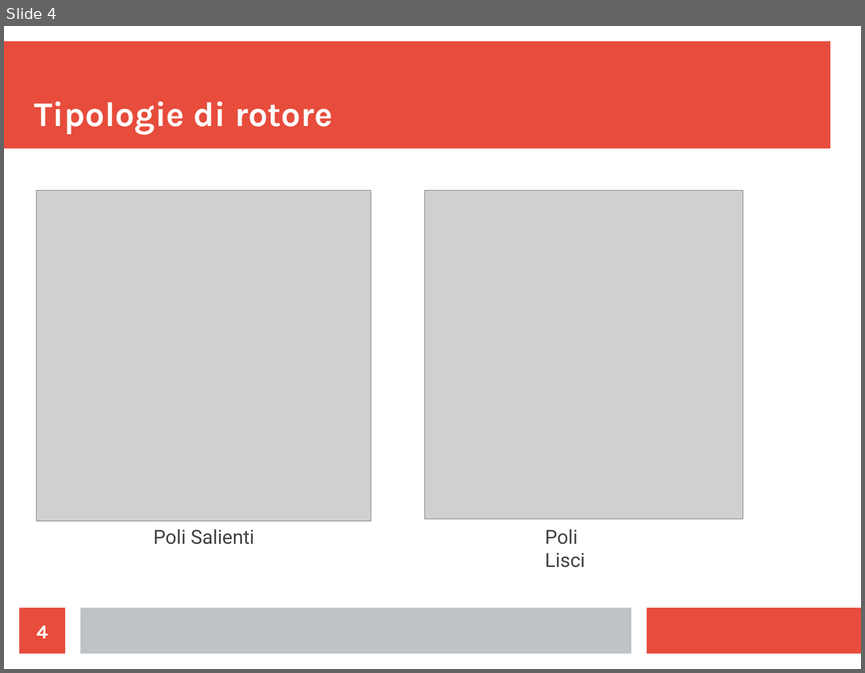
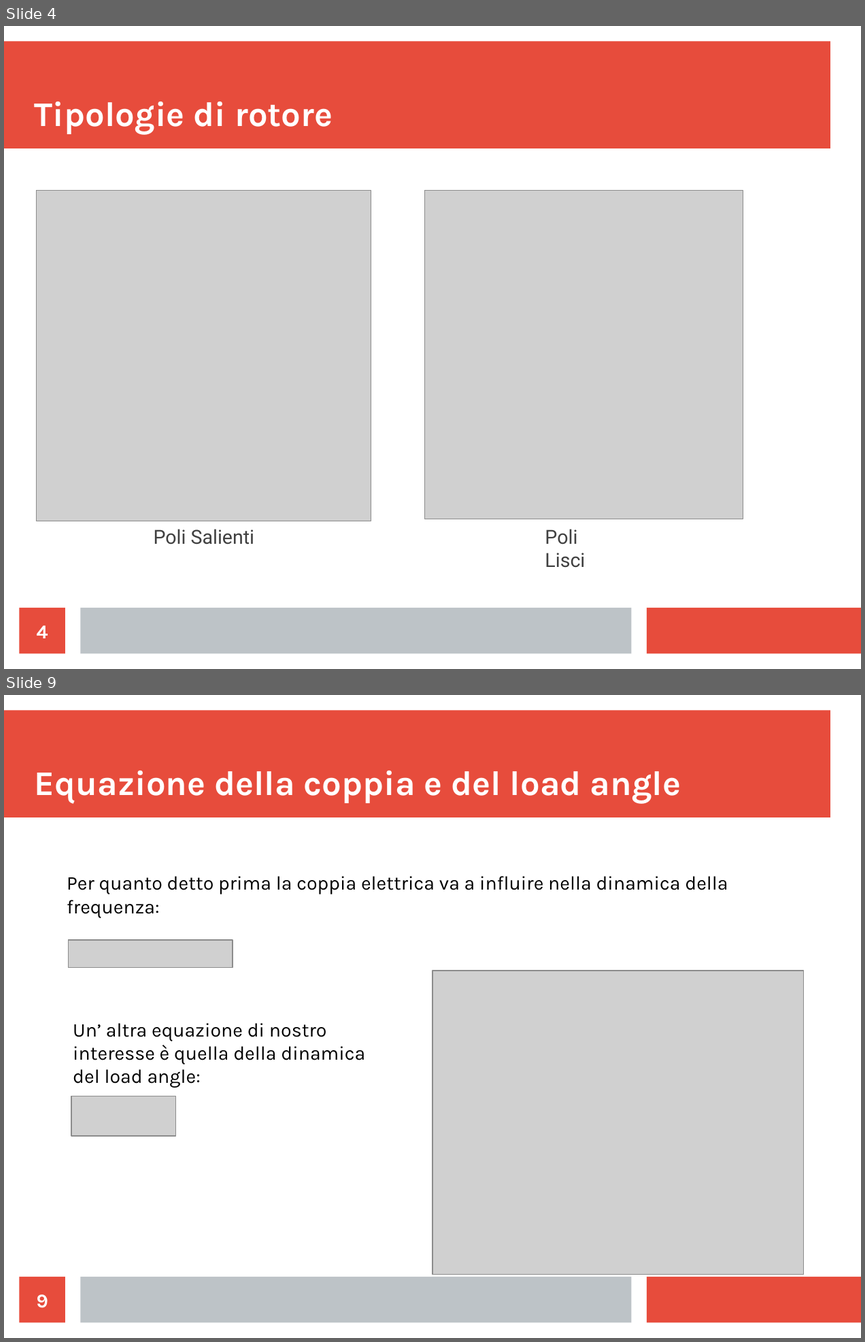
Before and after one commit to LeonardoSalustri/Tesi, a slide deck: Formule_presentazione/Presentazione.odp. Shown one above the other, each under a label of ours: slide 4 before the commit, slides 4 and 9 after it; the slides between them are not shown. The pictures are 865x673 and 865x1342 pixels, drawn with LibreOffice and Linux fonts; fonts in the diff are those of the drawing; grey boxes stand for pictures. Boxes give left, top, right and bottom in pixels: in the first picture for what was removed or moved away, otherwise in the second. Text is boxed around its words. In the diff, an @@ line names an element or a change of style, - is before the commit and + after.

```diff
--- a/Formule_presentazione/Presentazione.odp
+++ b/Formule_presentazione/Presentazione.odp
@@ slide 9 added at <box>4,695,861,1338</box>, background #FFFFFF; not listed: 3 template elements that a slide beside it also shows @@
@@ title added at <box>35,770,681,803</box>, 32 pt, text #FFFFFF, bold @@
+Equazione della coppia e del load angle
@@ text added at <box>67,876,728,918</box>, 18 pt, text #000000 @@
+Per quanto detto prima la coppia elettrica va a influire nella dinamica della frequenza:
@@ picture added at <box>69,940,232,967</box> @@
@@ picture added at <box>432,970,803,1274</box> @@
@@ text added at <box>73,1023,365,1087</box>, 18 pt, text #000000 @@
+Un’ altra equazione di nostro interesse è quella della dinamica del load angle:
@@ picture added at <box>71,1096,176,1136</box> @@
@@ page number added at <box>20,1276,65,1323</box>, fill #E74C3C, 18 pt, text #FFFFFF, bold @@
+9
```
Also in this commit, not shown: 4 slides changed, 28 other slides added, 50 other files.
